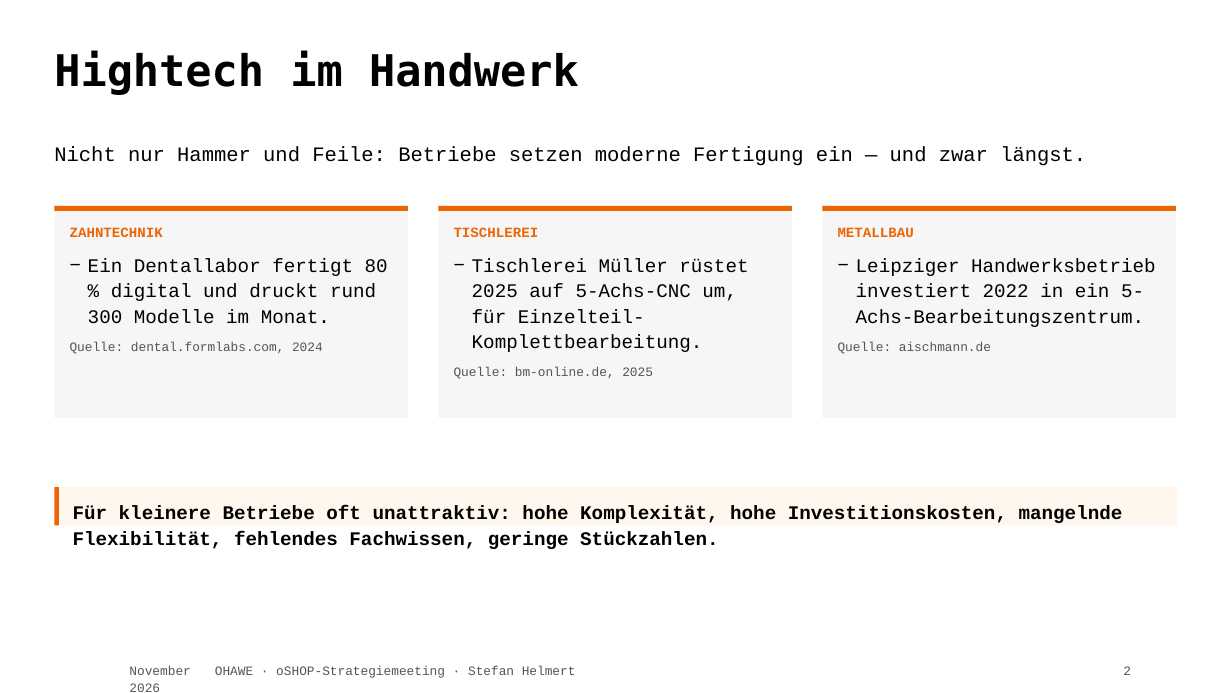
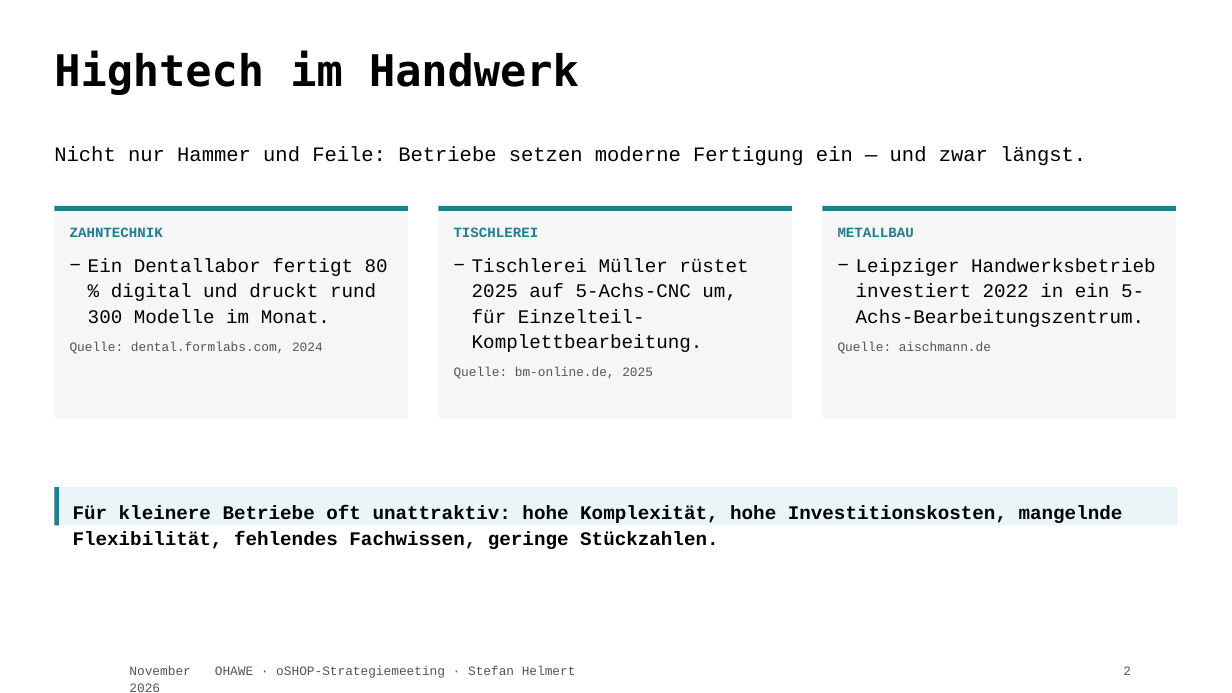
Before and after one commit to TheTesla/slides-oshop-strategieemeeting-ohawe, a slide deck: slide 2 of ohawe-strategie.pptx. Drawn at 1232x693 pixels with LibreOffice and Linux fonts; fonts in the diff are those of the drawing; background and template pictures are left out. Boxes give left, top, right and bottom in pixels: in the first picture for what was removed or moved away, otherwise in the second. Text is boxed around its words. In the diff, an @@ line names an element or a change of style, - is before the commit and + after.

```diff
--- a/ohawe-strategie.pptx
+++ b/ohawe-strategie.pptx
@@ text at bbox=[70, 227, 163, 237]: text colour #EC6608 to #237C8F in "ZAHNTECHNIK" @@
@@ text at bbox=[454, 227, 539, 237]: text colour #EC6608 to #237C8F in "TISCHLEREI" @@
@@ text at bbox=[838, 227, 914, 237]: text colour #EC6608 to #237C8F in "METALLBAU" @@
@@ fill #EC6608 to #237C8F in 4 elements at bbox=[55, 206, 409, 212], bbox=[438, 206, 792, 212], bbox=[823, 206, 1177, 212], bbox=[55, 487, 59, 526] @@
@@ rectangle at bbox=[55, 487, 1178, 526]: fill #FFF6EE to #EAF5F7 @@
```
Also in this commit, not shown: 9 other slides changed, 7 other files.
